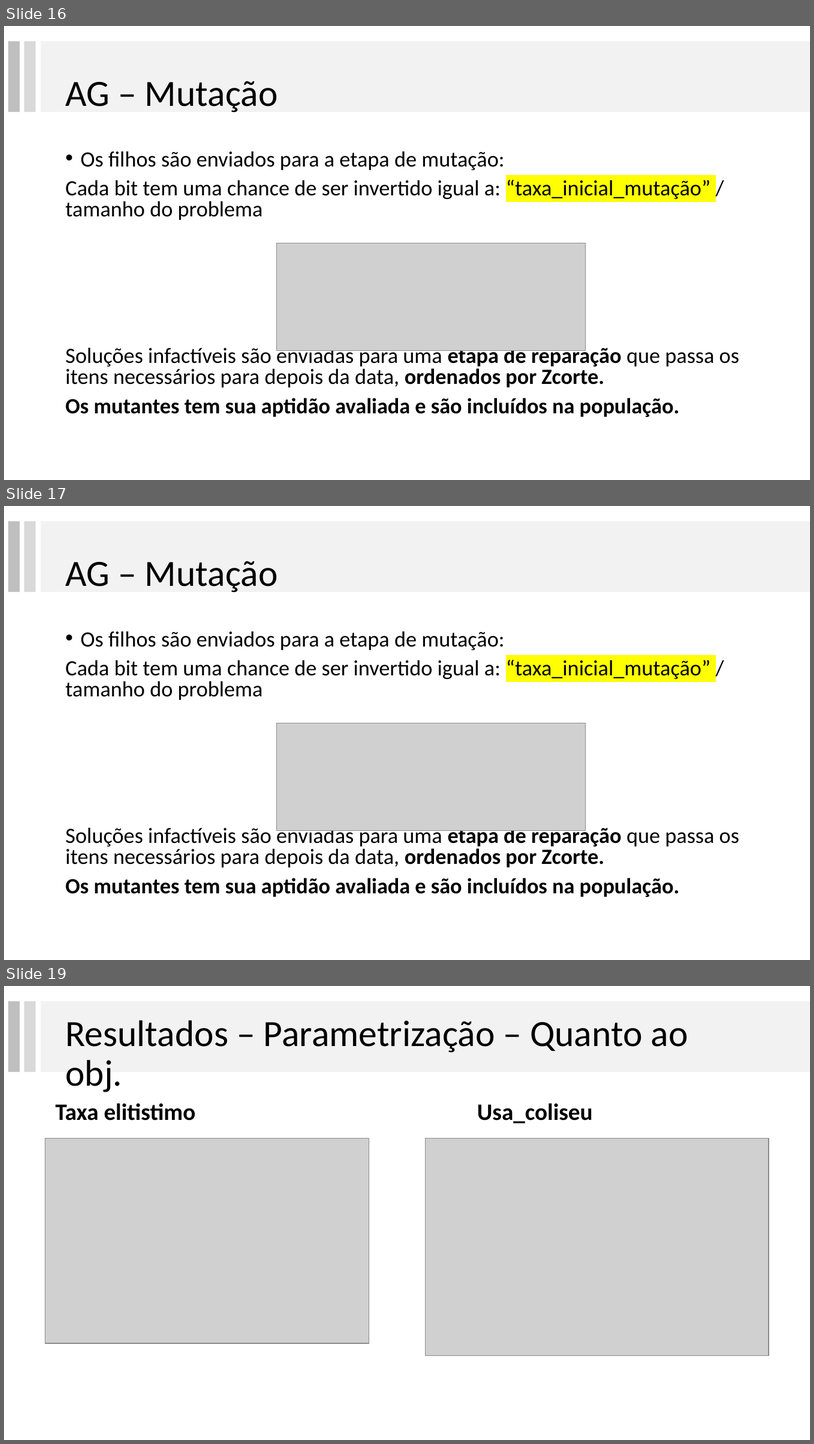
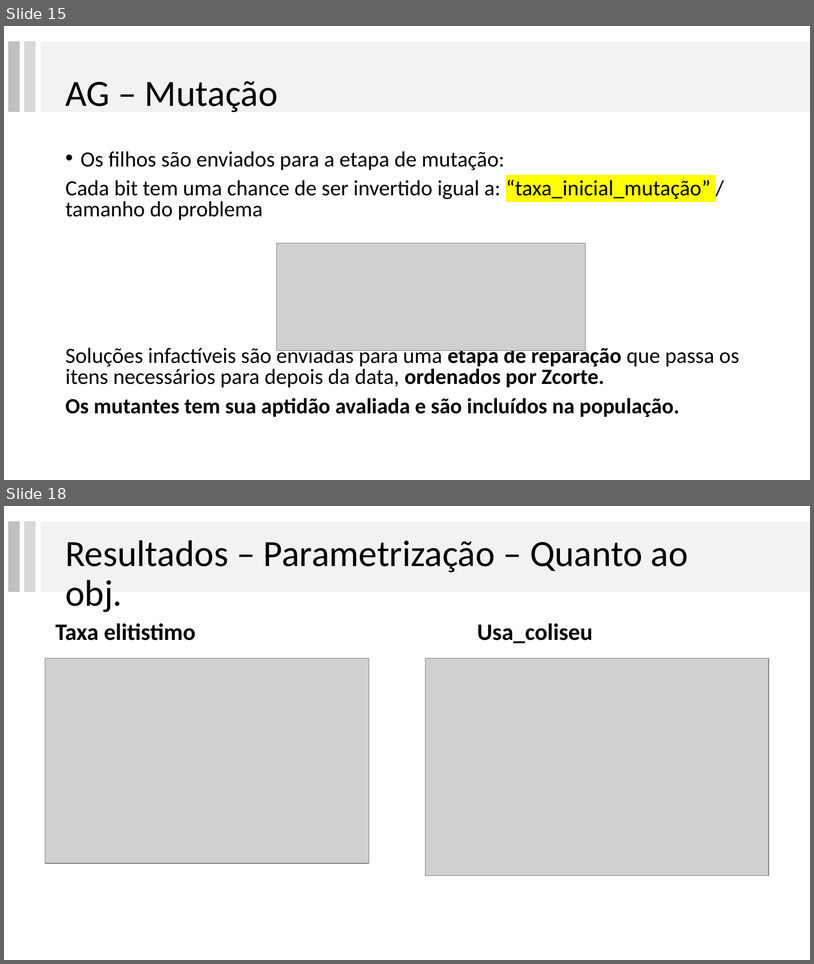
Before and after one commit to lpbiasoto/metaheuristicas, a slide deck: Apresentacao 3/ApresentacaoGA.pptx. Shown one above the other, each under a label of ours: slides 16, 17 and 19 before the commit, slides 15 and 18 after it; the slides between them are not shown. The pictures are 814x1444 and 814x964 pixels, drawn with LibreOffice and Linux fonts; fonts in the diff are those of the drawing; grey boxes stand for pictures. Boxes give left, top, right and bottom in pixels: in the first picture for what was removed or moved away, otherwise in the second. Text is boxed around its words. In the diff, an @@ line names an element or a change of style, - is before the commit and + after.

```diff
--- a/Apresentacao 3/ApresentacaoGA.pptx
+++ b/Apresentacao 3/ApresentacaoGA.pptx
@@ slide 17 removed at (x1=4, y1=506, x2=810, y2=960), background #FFFFFF @@
@@ rectangle removed at (x1=8, y1=521, x2=20, y2=592) @@
@@ rectangle removed at (x1=24, y1=521, x2=35, y2=592) @@
@@ rectangle removed at (x1=41, y1=521, x2=810, y2=592) @@
@@ title removed at (x1=65, y1=561, x2=278, y2=592) @@
-AG – Mutação
@@ text removed at (x1=65, y1=631, x2=740, y2=897) @@
-• Os filhos são enviados para a etapa de mutação:
-Cada bit tem uma chance de ser invertido igual a: “taxa_inicial_mutação” / tamanho do problema
-Soluções infactíveis são enviadas para uma etapa de reparação que passa os itens necessários para depois da data, ordenados por Zcorte.
-Os mutantes tem sua aptidão avaliada e são incluídos na população.
@@ picture removed at (x1=277, y1=723, x2=586, y2=830) @@
@@ what was slide 16 is now slide 15 @@
@@ what was slide 19 is now slide 18 @@
```
Also in this commit, not shown: 3 slides changed, 2 slides added, 1 other slide removed.
